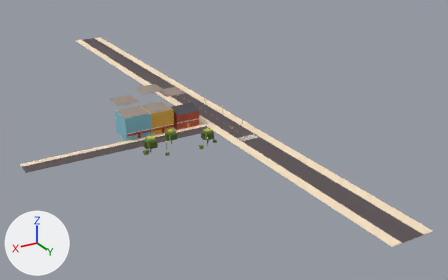
A saved change to the glTF model newcity/chunk_-2_0.glb.
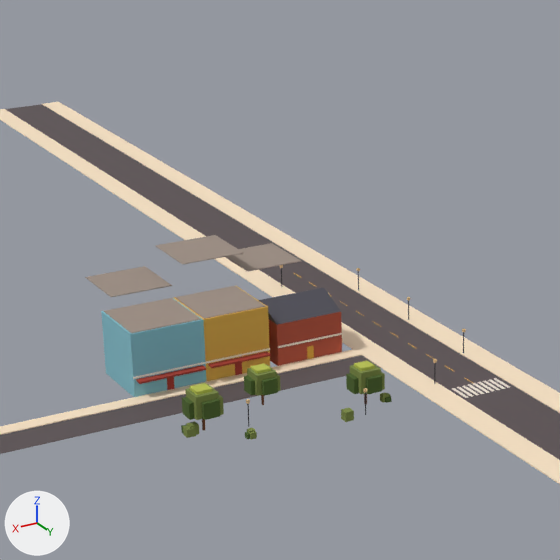
Each version is shown whole from a 50 mm camera at (29.2, 218.9, 111.1) aimed at (-115.6, -22.6, -9.6), then close up on the part from 18% to 62% of the width and 1% to 71% of the height. Every picture has the same lights, and +X, +Y and +Z are marked at lower left. The last two pictures show the newer version. Vertices at exactly the same position are counted once.

The first close-up shows 'chunk_-2_0__building', 'chunk_-2_0__ground', 'chunk_-2_0__tree' and 1 more.
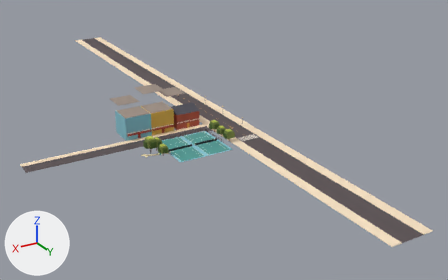
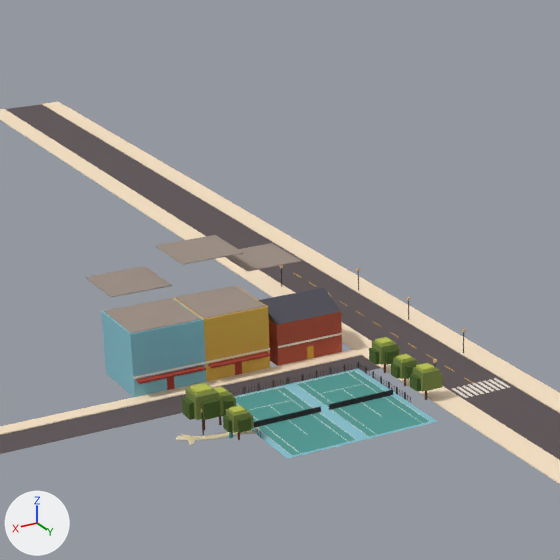
Location of each change, [x1, y1, x2, y2] in pixels of the close-ups (560 x 560 px; the box of a moved part takes in the faces that stretch with it):
'chunk_-2_0__feat_tennis', added
    after: [229, 361, 438, 459]
    faces in mat_nc_teal (cyan #4f9a94): [236, 371, 430, 455]
    faces in mat_nc_teal_light (cyan #85c1cf): [234, 368, 438, 459]
    faces in mat_nc_lamp_iron (black #2a2a2e): [229, 361, 411, 438]
    faces in mat_nc_white (white #f6efe4): [235, 371, 428, 456]
'chunk_-2_0__tree', reshaped (24% wider, 32% taller)
    before: [181, 361, 392, 439]
    after: [182, 337, 443, 440]
part 1 of me_trunk8, added
    after: [226, 406, 250, 433]
part 2 of me_trunk8, added (mostly hidden)
    after: [220, 387, 233, 401]
part 3 of me_trunk8, added
    after: [372, 339, 397, 365]
part 4 of me_trunk8, moved or reshaped
    before: [381, 372, 385, 390]
    after: [393, 355, 417, 379]
part 5 of me_trunk8, added (green)
    after: [413, 365, 440, 392]
part 6 of me_trunk8, added
    after: [440, 373, 443, 388]
part 7 of me_trunk8, added
    after: [223, 416, 233, 432]
part 8 of me_trunk8, added
    after: [238, 417, 251, 433]
part 9 of me_trunk8, added
    after: [220, 399, 234, 416]
part 10 of me_trunk8, added
    after: [369, 347, 379, 365]
part 11 of me_trunk8, added
    after: [385, 349, 399, 365]
part 12 of me_trunk8, added
    after: [391, 363, 400, 379]
part 13 of me_trunk8, added
    after: [406, 364, 416, 379]
part 14 of me_trunk8, added
    after: [410, 374, 421, 391]
part 15 of me_trunk8, added
    after: [229, 405, 245, 414]
part 16 of me_trunk8, added (mostly hidden)
    after: [214, 387, 227, 395]
part 17 of me_trunk8, added
    after: [375, 337, 393, 346]
part 18 of me_trunk8, deleted
    before: [181, 361, 392, 439]
part 19 of me_trunk8, added
    after: [396, 354, 435, 372]

The change, as a list of edits to the scene's bpy script:
```text
Change me_trunk8:
    remove me_trunk8.from_pydata(...)  # 272 vertices, 420 faces; spans x -100.0..-66.6, y -14.4..0.6, z 0.0..7.0
    add me_trunk8.from_pydata(...)  # 376 vertices, 588 faces; spans x -107.1..-67.4, y -15.6..1.0, z 0.0..7.0
    me_trunk8 part 1: a new loose piece, a box spanning x -74.4..-71.6, y -3.4..-0.6, z 2.0..4.7, in mat_nc_canopy_mid (green #7b8a44)
    me_trunk8 part 2: a new loose piece, a box spanning x -74.5..-71.5, y -10.0..-7.0, z 2.2..5.3, in mat_nc_canopy_mid (green #7b8a44)
    me_trunk8 part 3: a new loose piece, a box spanning x -106.5..-103.5, y -15.0..-12.0, z 2.2..5.3, in mat_nc_canopy_mid (green #7b8a44)
    me_trunk8 part 4: the loose piece of 8 vertices spanning x -98.5..-95.8, y -4.9..-2.3, z 2.6..5.2 is moved by (-7.8, -3.4, -0.5)
    me_trunk8 part 5: a new loose piece, a box spanning x -106.5..-103.5, y -2.0..1.0, z 2.2..5.3, in mat_nc_canopy_mid (green #7b8a44)
    me_trunk8 part 6: a new loose piece, a box spanning x -107.1..-104.9, y -1.3..1.0, z 2.2..4.5, in mat_nc_canopy_mid (green #7b8a44)
    me_trunk8 part 7: a new loose piece, a box spanning x -73.0..-71.1, y -3.2..-1.3, z 1.9..3.8, in mat_nc_canopy_dark (dark green #4a6326)
    me_trunk8 part 8: a new loose piece, a box spanning x -74.2..-72.3, y -2.0..-0.1, z 2.1..4.0, in mat_nc_canopy_dark (dark green #4a6326)
    me_trunk8 part 9: a new loose piece, a box spanning x -74.3..-72.2, y -8.5..-6.3, z 2.3..4.5, in mat_nc_canopy_dark (dark green #4a6326)
    me_trunk8 part 10: a new loose piece, a box spanning x -105.0..-102.8, y -14.9..-12.7, z 2.2..4.3, in mat_nc_canopy_dark (dark green #4a6326)
    me_trunk8 part 11: a new loose piece, a box spanning x -106.3..-104.2, y -13.5..-11.3, z 2.3..4.5, in mat_nc_canopy_dark (dark green #4a6326)
    me_trunk8 part 12: a new loose piece, a box spanning x -105.0..-103.1, y -8.2..-6.3, z 1.9..3.8, in mat_nc_canopy_dark (dark green #4a6326)
    me_trunk8 part 13: a new loose piece, a box spanning x -106.2..-104.3, y -7.0..-5.1, z 2.1..4.0, in mat_nc_canopy_dark (dark green #4a6326)
    me_trunk8 part 14: a new loose piece, a box spanning x -105.0..-102.8, y -1.9..0.3, z 2.2..4.3, in mat_nc_canopy_dark (dark green #4a6326)
    me_trunk8 part 15: a new loose piece, a box spanning x -73.8..-72.0, y -3.0..-1.2, z 3.2..5.1, in mat_nc_canopy_light (yellow #b9c14f)
    me_trunk8 part 16: a new loose piece, a box spanning x -73.9..-71.9, y -9.6..-7.6, z 3.6..5.7, in mat_nc_canopy_light (yellow #b9c14f)
    me_trunk8 part 17: a new loose piece, a box spanning x -105.9..-103.9, y -14.6..-12.6, z 3.6..5.7, in mat_nc_canopy_light (yellow #b9c14f)
    me_trunk8 part 18: 23 loose pieces with 200 vertices, spanning x -100.0..-66.6, y -14.4..0.6, z 0.0..6.7, are deleted
    me_trunk8 part 19: 32 vertices added at x -105.9..-103.8, y -8.9..0.4, z 2.0..5.7
    other edits to the shape of me_trunk8 do not show in these pictures
Add ob_chunk__2_0__feat_tennis:
    ob_chunk__2_0__feat_tennis = bpy.data.objects.new('chunk_-2_0__feat_tennis', me_feat_tennis_base)  # 1168 vertices, 1776 faces; spans x -102.1..-75.9, y -17.1..8.0, z 0.2..1.4; in mat_nc_teal_light (cyan #85c1cf), mat_nc_teal (cyan #4f9a94), mat_nc_white (white #f6efe4), mat_nc_lamp_iron (black #2a2a2e)
    ob_chunk__2_0__feat_tennis.location = (0.0, 0.0, 0.0)
```
